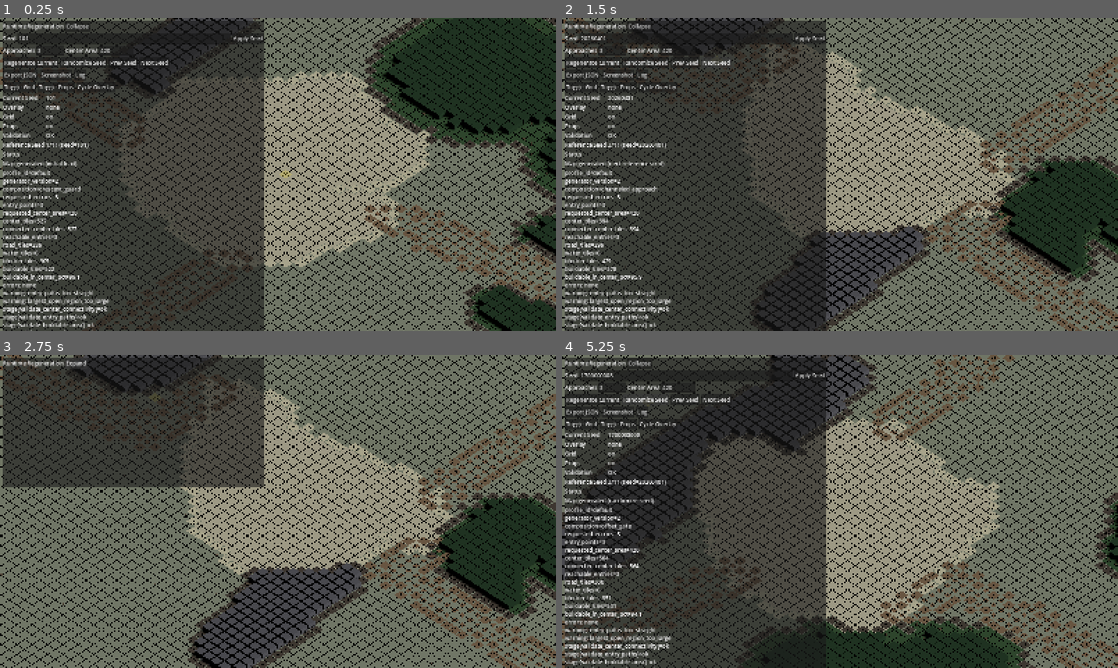
Above: before the commit, frames 1-4 (two rows, left to right).
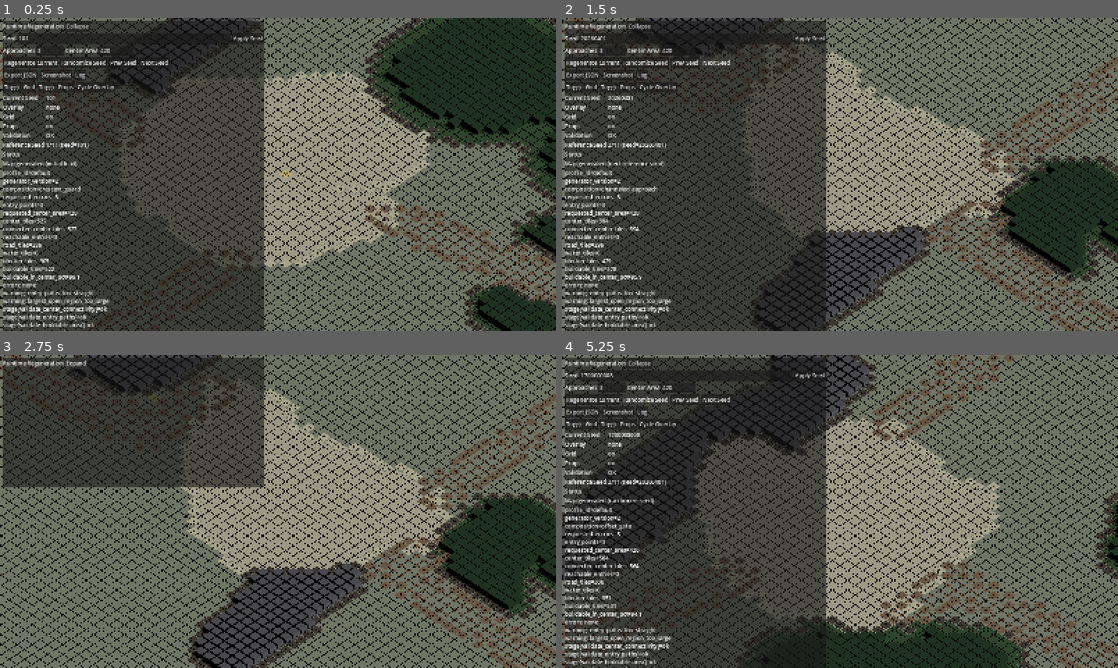
Above: after the commit, the same moments.

Repository: alex123321-maker/theGAME
Game: Godot game, scene res://scenes/bootstrap/bootstrap.tscn
The game is run twice, just before and just after one commit, with the same random seed, the same clock (stepped at 60 frames per second) and the same inputs.
Inputs:
- Up to frame 1 (0.25 s): no input
- Up to frame 2 (1.5 s): click "Next Seed" at 0.5 s; click "Next Seed" at 1.25 s
- Up to frame 3 (2.75 s): click "Collapse" at 2 s
- Up to frame 4 (5.25 s): click "Expand" at 2.75 s; click "Apply Seed" at 3.5 s; click "Regenerate Current" at 4.25 s; click "Randomize Seed" at 5 s

The runs differ from the first frame. In frame 1, 0.1% of the frame differs, in the area x 0-100%, y 0-100%; in frame 2, 0.1%; in frame 3, 0.2%, in the area x 0-100%, y 1-100%; in frame 4, 0.2%.

Commit message:
Flatten generated terrain base height

Diff:
--- a/scripts/core/generation/passes/macro_shape_pass.gd
+++ b/scripts/core/generation/passes/macro_shape_pass.gd
@@ -16,7 +16,7 @@
 		for x in range(map_data.width):
 			var tile = map_data.get_tile(x, y)
 			tile.terrain_type = MapTypes.TerrainType.GROUND
-			tile.height_class = _choose_height_class(y, map_data.height)
+			tile.height_class = MapTypes.HeightClass.MID
 			tile.walk_cost = 1.0
 			tile.is_buildable = false
 			tile.is_future_wallable = false
@@ -92,11 +92,3 @@
 		if frontier.has(next):
 			continue
 		frontier.append(next)
-
-func _choose_height_class(y: int, map_height: int) -> int:
-	var band_ratio: float = float(y) / max(1.0, float(map_height - 1))
-	if band_ratio < 0.33:
-		return MapTypes.HeightClass.LOW
-	if band_ratio < 0.66:
-		return MapTypes.HeightClass.MID
-	return MapTypes.HeightClass.HIGH
--- a/scripts/core/generation/region_generator.gd
+++ b/scripts/core/generation/region_generator.gd
@@ -10,7 +10,7 @@
 	for tile in map_data.tiles:
 		tile.terrain_type = MapTypes.TerrainType.GROUND
 		tile.base_terrain_type = MapTypes.TerrainType.GROUND
-		tile.height_class = _choose_height_class(tile.x, tile.y, map_data.width, map_data.height)
+		tile.height_class = MapTypes.HeightClass.MID
 		tile.region_id = 1
 		tile.region_type = MapTypes.RegionType.OPEN_GROUND
 		tile.blocker_type = MapTypes.BlockerType.NONE
@@ -88,16 +88,6 @@
 				tile.region_type = MapTypes.RegionType.APPROACH_CORRIDOR
 				if not tile.debug_tags.has("approach_corridor"):
 					tile.debug_tags.append("approach_corridor")
-
-func _choose_height_class(x: int, y: int, width: int, height: int) -> int:
-	var nx: float = (float(x) / max(1.0, float(width - 1))) - 0.5
-	var ny: float = (float(y) / max(1.0, float(height - 1))) - 0.5
-	var slope_bias: float = (ny * 0.7) - (nx * 0.18)
-	if slope_bias < -0.16:
-		return MapTypes.HeightClass.LOW
-	if slope_bias > 0.18:
-		return MapTypes.HeightClass.HIGH
-	return MapTypes.HeightClass.MID
 
 func _grow_clearing_points(
 	map_data: MapData,
--- a/scripts/presentation/map_renderer_3d.gd
+++ b/scripts/presentation/map_renderer_3d.gd
@@ -123,7 +123,7 @@
 		if tile.is_water:
 			continue
 		var color: Color = _surface_color(tile)
-		var mesh_instance := _build_flat_tile_mesh(color, TERRAIN_Y + _height_offset(tile.height_class))
+		var mesh_instance := _build_flat_tile_mesh(color, TERRAIN_Y)
 		mesh_instance.position = WorldGridProjection3DClass.logical_to_world(Vector2i(tile.x, tile.y), mesh_instance.position.y)
 		_surface_root.add_child(mesh_instance)
 
@@ -349,17 +349,6 @@
 		_:
 			return Color(1.0, 1.0, 1.0, 0.0)
 
-func _height_offset(height_class: int) -> float:
-	match height_class:
-		MapTypes.HeightClass.LOW:
-			return -0.02
-		MapTypes.HeightClass.HIGH:
-			return 0.03
-		MapTypes.HeightClass.DROP_EDGE:
-			return -0.05
-		_:
-			return 0.0
-
 func _blocker_scale(blocker_type: int) -> float:
 	match blocker_type:
 		MapTypes.BlockerType.FOREST:
